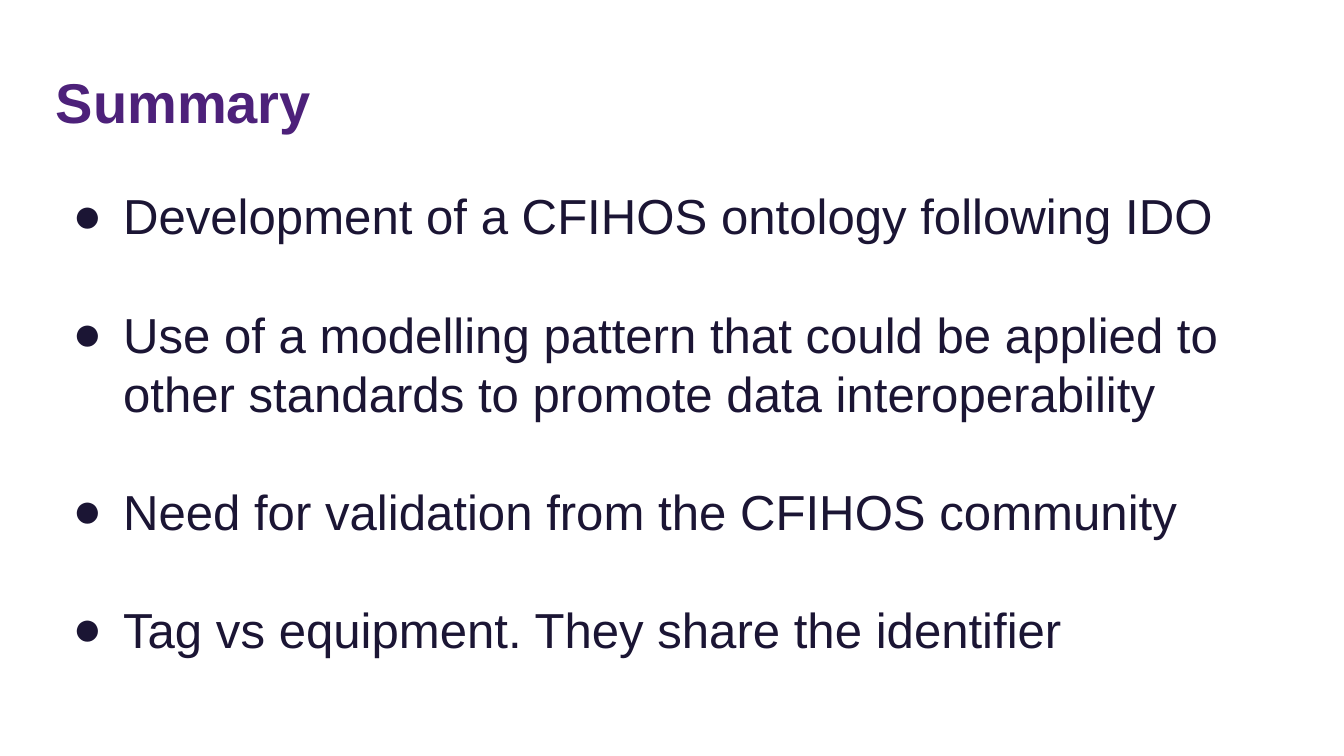
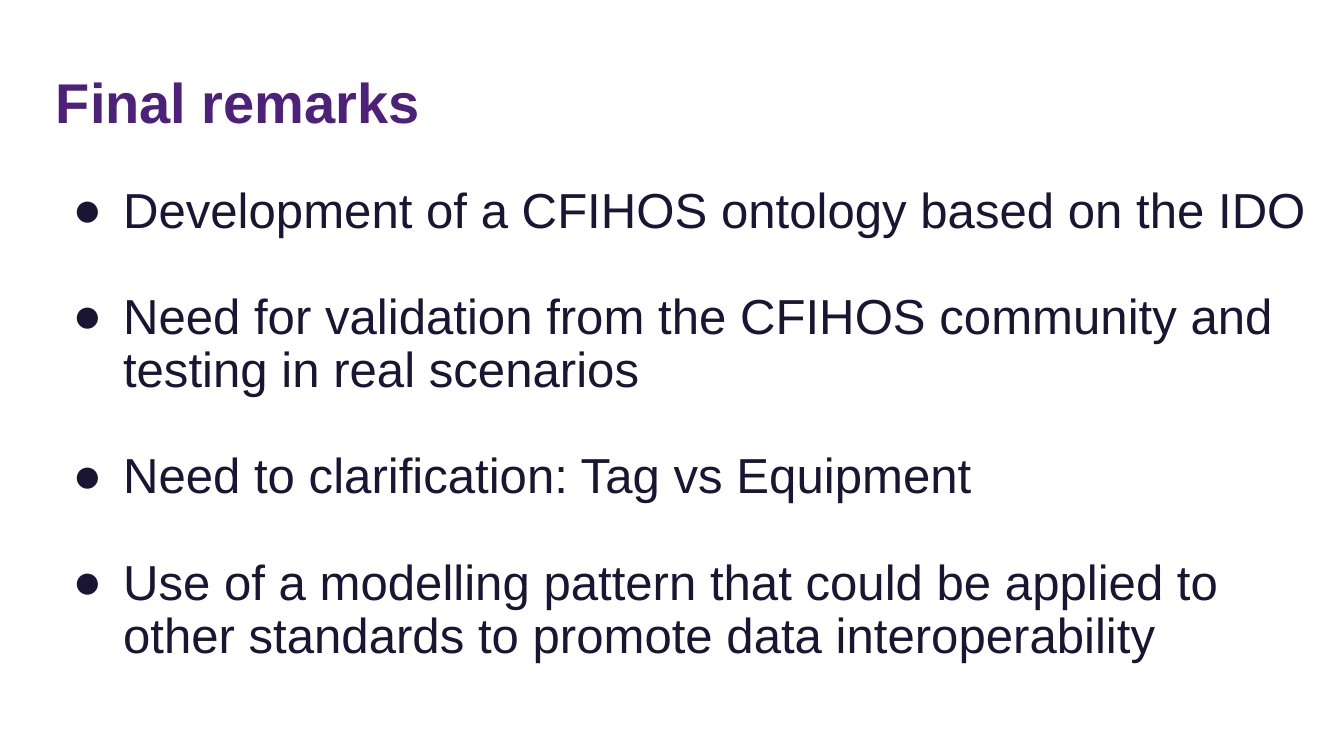
Before and after one commit to tecnomod-um/cfihos, a slide deck: slide 34 of docs/cfihos-ontology.pptx. Drawn at 1344x756 pixels with LibreOffice and Linux fonts; fonts in the diff are those of the drawing. Boxes give left, top, right and bottom in pixels: in the first picture for what was removed or moved away, otherwise in the second. Text is boxed around its words. In the diff, an @@ line names an element or a change of style, - is before the commit and + after.

```diff
--- a/docs/cfihos-ontology.pptx
+++ b/docs/cfihos-ontology.pptx
@@ title at bbox=[56, 82, 420, 124]: text changed @@
-Summary
+Final remarks
@@ text at bbox=[123, 192, 1305, 503]: text changed @@
-● Development of a CFIHOS ontology following IDO
+● Development of a CFIHOS ontology based on the IDO
+● Need for validation from the CFIHOS community and testing in real scenarios
+● Need to clarification: Tag vs Equipment
@@ text at bbox=[123, 494, 1176, 658]: paragraphs removed @@
-● Need for validation from the CFIHOS community
-● Tag vs equipment. They share the identifier
@@ text at bbox=[123, 564, 1218, 663]: line spacing 1 to 0.9 @@
```
Also in this commit, not shown: 9 other slides changed.
